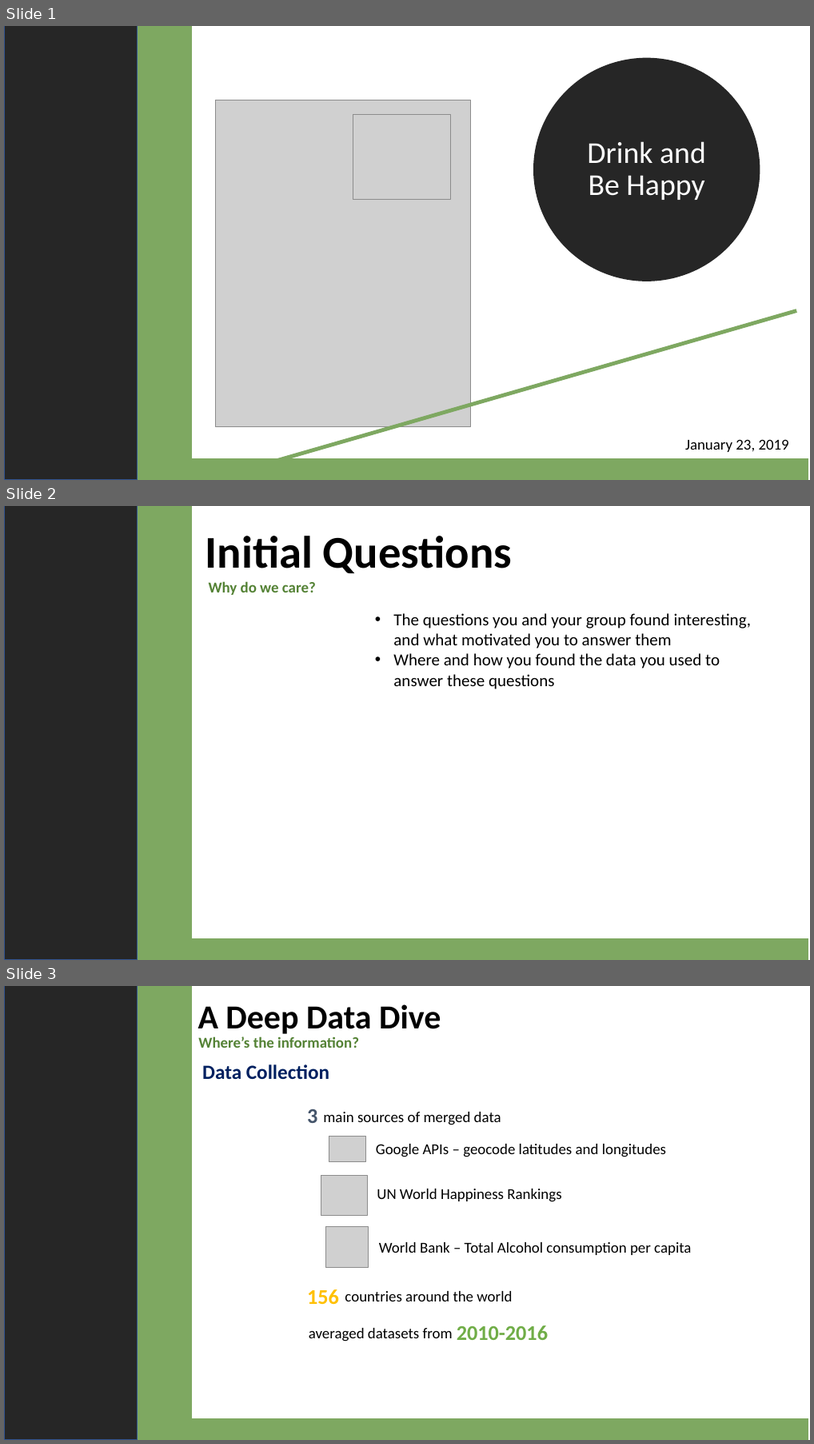
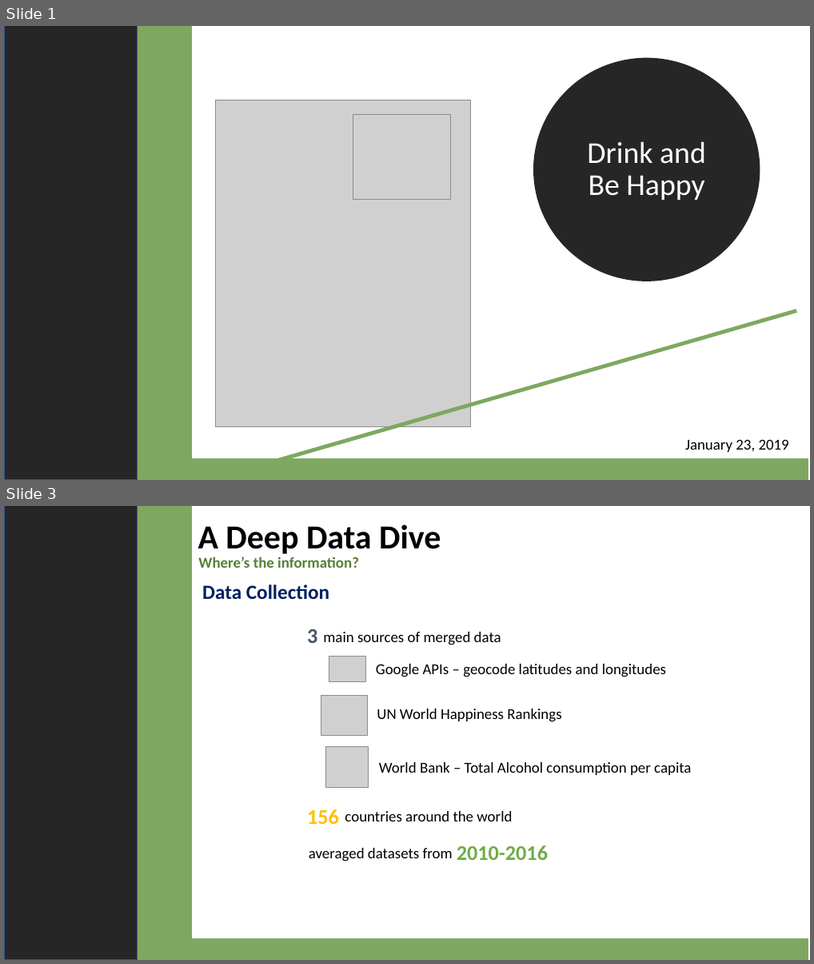
Before and after one commit to 4d4m43/DrinkAndBeHapPY, a slide deck: DrinkandBeHappy.pptx. Shown one above the other, each under a label of ours: slides 1, 2 and 3 before the commit, slides 1 and 3 after it; the slides between them are not shown. The pictures are 814x1444 and 814x964 pixels, drawn with LibreOffice and Linux fonts; fonts in the diff are those of the drawing; grey boxes stand for pictures. Boxes give left, top, right and bottom in pixels: in the first picture for what was removed or moved away, otherwise in the second. Text is boxed around its words. In the diff, an @@ line names an element or a change of style, - is before the commit and + after.

```diff
--- a/DrinkandBeHappy.pptx
+++ b/DrinkandBeHappy.pptx
@@ slide 2 removed at [4,506,810,960], background #542C39 @@
@@ rectangle removed at [4,506,810,960] @@
@@ rectangle removed at [4,506,137,960] @@
@@ rectangle removed at [70,506,191,960] @@
@@ text removed at [206,536,512,573] @@
-Initial Questions
@@ text removed at [209,581,316,595] @@
-Why do we care?
@@ text removed at [394,613,752,689] @@
-        • The questions you and your group found interesting, and what motivated you to answer them
-      • Where and how you found the data you used to answer these questions
@@ rectangle removed at [169,939,809,960] @@
```
Also in this commit, not shown: 3 slides added, 1 other slide removed, 2 other files.
